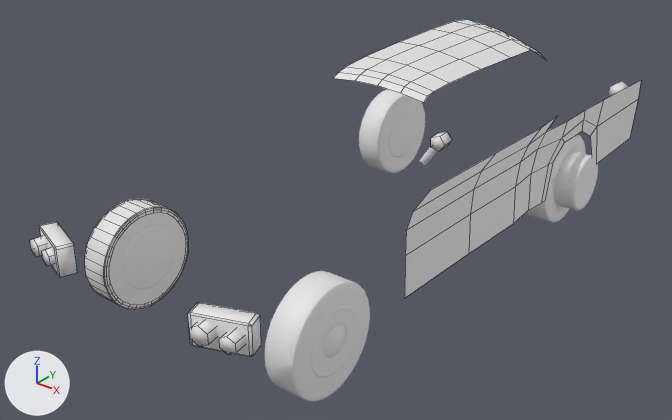
An edit to the Blender file BlenderModels/Vehicle/CadillacCarSolo.blend, drawn before and after from the same camera.
Rendered twice from a 50 mm camera at (3.36, -4.58, 3.1) aimed at (-0.14, -0.2, 0.38). Every picture has the same lights, and +X, +Y and +Z are marked at lower left. The older version comes first. Mesh edges are drawn as thin lines on the coarser meshes.
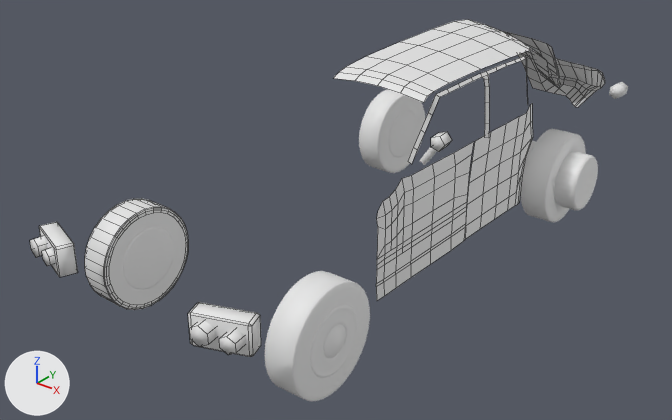
Edits to the bpy script that builds the scene:
```text
Change me_plane:
    used by ob_plane; location = (0.332, 0.025, 0.831)
    remove me_plane.from_pydata(...)  # 83 vertices, 56 faces; spans x -0.34..0.5, y -0.83..2.39, z -0.51..0.62
    add me_plane.from_pydata(...)  # 316 vertices, 216 faces, 4 loose edges; spans x -0.34..0.4, y -0.84..2.21, z -0.58..0.62
    me_plane part 1: a new loose piece of 81 vertices spanning x 0.3, y -0.84..0.18, z -0.58..0.13
    me_plane part 2: a new loose piece of 58 vertices spanning x -0.33..0.39, y 1.8..2.21, z -0.21..0.22
    me_plane part 3: a new loose piece of 49 vertices spanning x 0.28..0.38, y -0.52..0.9, z 0.14..0.53
    me_plane part 4: a new loose piece of 42 vertices spanning x 0.3, y 0.14..1.0, z -0.58..0.15
    me_plane part 5: a new loose piece of 33 vertices spanning x -0.33..0.32, y 1.27..1.68, z 0.18..0.52
    me_plane part 6: the loose piece of 38 vertices spanning x 0.5, y -0.83..2.39, z -0.51..0.11 is deleted
    me_plane part 7: 1 vertex moved within x 0.27, y 1.04, z 0.47; 8 vertices added at x 0.13..0.4, y 1.23..1.38, z 0.17..0.33
```

Changed parts and their boxes [x1, y1, x2, y2] in the pictures (672 x 420 px):
'Plane', reshaped (12% narrower)
    before: [334, 20, 641, 297]
    after: [334, 20, 605, 301]
part 1 of me_plane, added
    after: [376, 142, 474, 301]
part 2 of me_plane, added
    after: [518, 53, 605, 107]
part 3 of me_plane, added
    after: [408, 56, 528, 164]
part 4 of me_plane, added
    after: [465, 104, 533, 239]
part 5 of me_plane, added
    after: [500, 30, 560, 87]
part 6 of me_plane, deleted
    before: [405, 81, 641, 297]
part 7 of me_plane, built on
    before: [512, 40, 547, 61]
    after: [512, 40, 561, 90]
'Cylinder.001', unchanged, uncovered by the edit
    before: [526, 129, 586, 222]
    after: [521, 129, 586, 222]
